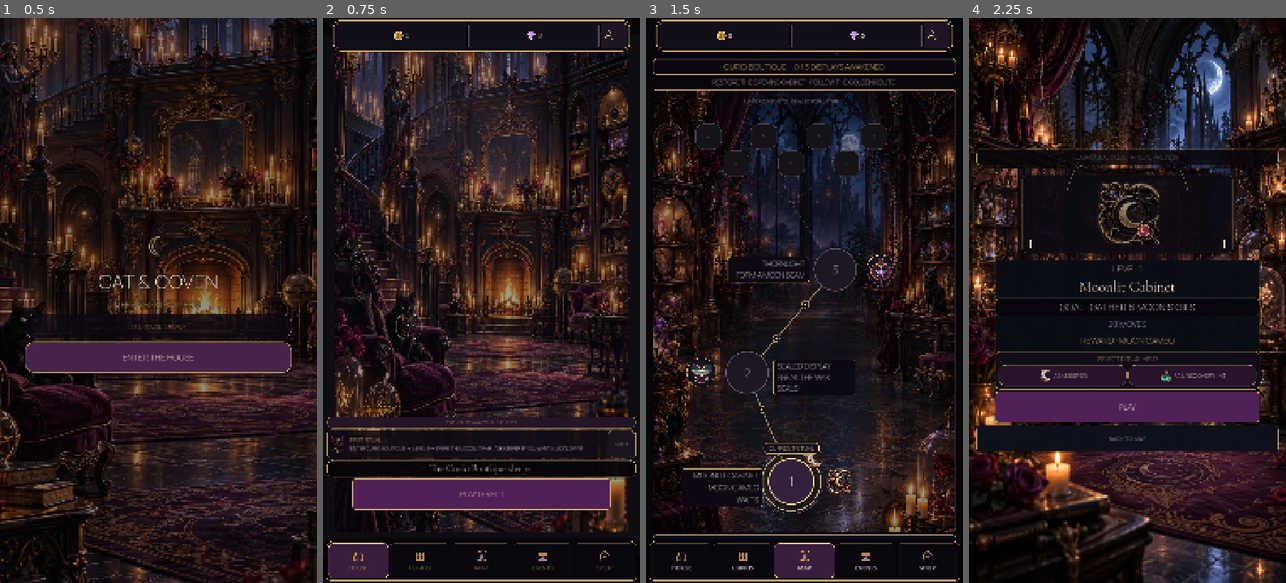
Above: before the commit, frames 1-4 (left to right).
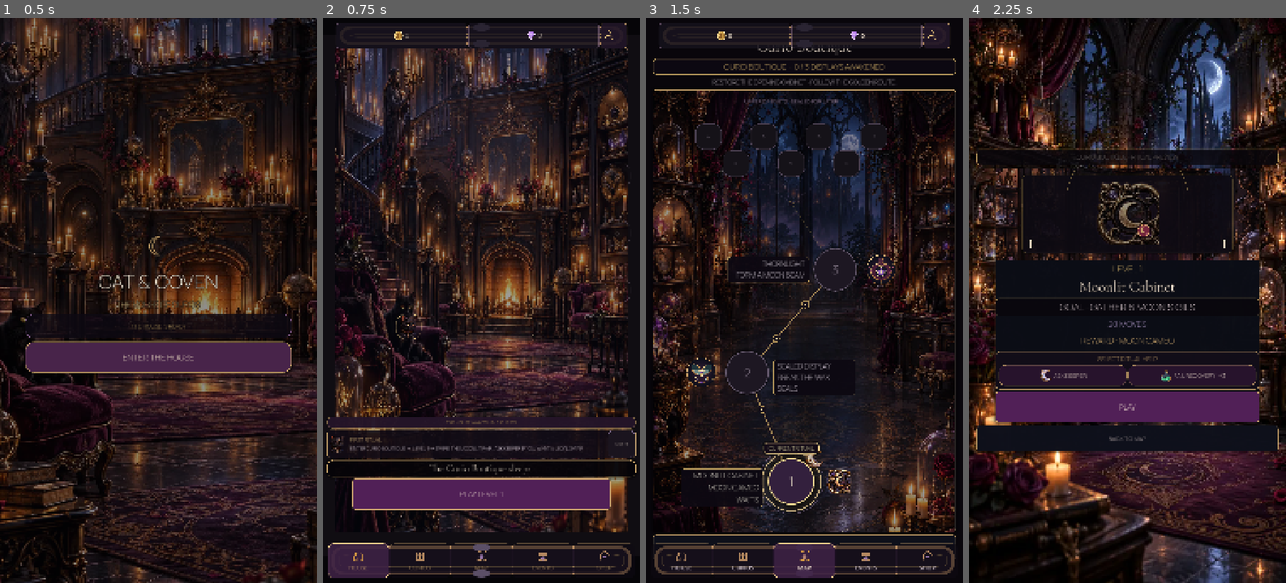
Above: after the commit, the same moments.

Repository: Jay-prodesign/akilta-match3
Game: Godot game, scene res://src/app/app_bootstrap.tscn
Two runs of this game, one before a commit and one after it. Both use one fixed random seed, a clock stepped at 60 frames per second and the inputs below.
Inputs:
- Up to frame 1 (0.5 s): no input
- Up to frame 2 (0.75 s): click "ENTER THE HOUSE" at 0.5 s
- Up to frame 3 (1.5 s): click "PLAY LEVEL 1" at 1.25 s
- Up to frame 4 (2.25 s): click "1" at 2 s

Frame 1 is identical in both runs. In frame 2, 2.4% of the frame differs, in the area x 1-99%, y 0-100%; in frame 3, 2.2%; in frame 4, nothing differs.

Commit message:
Back global shell with authored production chrome (#89)
Replace code-drawn top resource and bottom navigation outer shells with the verified authored gothic 9-slice asset while preserving canonical 104px/136px geometry. Exact-head headless and render verification passed.

Diff:
--- a/assets/manifests/screen_asset_manifest.json
+++ b/assets/manifests/screen_asset_manifest.json
@@ -55,7 +55,10 @@
       ],
       "reuse": "global",
       "priority": "P0",
-      "production_status": "frozen_component_candidate_not_direct_slot_asset"
+      "production_status": "runtime_connected_authored_9slice_verified",
+      "current_path": "assets/ui/chrome/gbl_ui_ritual_panel_9s_base_v01.svg",
+      "runtime_style_script": "src/ui/theme/production_chrome.gd",
+      "technical_policy": "runtime_decoded_svg_to_imagetexture_9slice__global_shell__godot_4_7_2_render_verified"
     },
     {
       "asset_id": "gbl_shell_bottom_nav_frame",
@@ -82,7 +85,10 @@
       ],
       "reuse": "global",
       "priority": "P0",
-      "production_status": "frozen_component_candidate_not_direct_slot_asset"
+      "production_status": "runtime_connected_authored_9slice_verified",
+      "current_path": "assets/ui/chrome/gbl_ui_ritual_panel_9s_base_v01.svg",
+      "runtime_style_script": "src/ui/theme/production_chrome.gd",
+      "technical_policy": "runtime_decoded_svg_to_imagetexture_9slice__global_shell__godot_4_7_2_render_verified"
     },
     {
       "asset_id": "gbl_nav_house",
@@ -2297,5 +2303,8 @@
   },
   "product_truth": {
     "life_economy": "NO_GLOBAL_LIFE_ASSET_BOUND"
+  },
+  "asset_gap_pass": {
+    "global_shell_chrome": "RUNTIME_AND_RENDER_VERIFIED"
   }
 }
--- a/src/ui/shared/product_navigation.gd
+++ b/src/ui/shared/product_navigation.gd
@@ -4,6 +4,7 @@
 const PieceAssetLoader = preload("res://src/match3/presentation/piece_asset_loader.gd")
 const MobileSafeArea = preload("res://src/ui/shared/mobile_safe_area.gd")
 const NavigationScene = preload("res://src/ui/shared/product_navigation.tscn")
+const ProductionChrome = preload("res://src/ui/theme/production_chrome.gd")
 
 const ITEMS := [
 	{"label": "HOUSE", "id": "house", "node": "NavHouse", "icon": "res://assets/ui/nav_house.svg"},
@@ -36,6 +37,7 @@
 	panel.offset_top = -144.0 - safe_insets.w
 	panel.offset_bottom = -8.0 - safe_insets.w
 	screen.add_child(panel)
+	ProductionChrome.apply_shell(panel, "bottom")
 
 	for item in ITEMS:
 		var action := String(item["id"])
@@ -91,5 +93,6 @@
 		"touch_targets_ok": touch_targets_ok,
 		"north_star_nav_zone": north_star_nav_zone and (panel.offset_bottom - panel.offset_top) >= 128.0 and (panel.offset_bottom - panel.offset_top) <= 144.0,
 		"nav_zone_height": panel.offset_bottom - panel.offset_top,
+		"asset_backed_shell": panel.get_theme_stylebox("panel") is StyleBoxTexture and String(panel.get_meta("production_chrome_kind", "")) == "bottom",
 		"runtime_ui_factory": false,
 	}
--- a/src/ui/shared/top_resource_bar.gd
+++ b/src/ui/shared/top_resource_bar.gd
@@ -4,6 +4,7 @@
 const PieceAssetLoader = preload("res://src/match3/presentation/piece_asset_loader.gd")
 const MobileSafeArea = preload("res://src/ui/shared/mobile_safe_area.gd")
 const ResourceBarScene = preload("res://src/ui/shared/top_resource_bar.tscn")
+const ProductionChrome = preload("res://src/ui/theme/production_chrome.gd")
 # Exact-head visual gate: shared meta content must begin below this authored 104px resource shell.
 
 static func attach(screen: Control, progress, profile_handler: Callable = Callable(), content_path: NodePath = NodePath("Layout")) -> PanelContainer:
@@ -29,6 +30,7 @@
 	panel.offset_top = 8.0 + safe_insets.y
 	panel.offset_bottom = 112.0 + safe_insets.y
 	screen.add_child(panel)
+	ProductionChrome.apply_shell(panel, "top")
 
 	var coin_icon := panel.get_node_or_null("Resources/CoinResourceChip/Content/Icon") as TextureRect
 	var gem_icon := panel.get_node_or_null("Resources/GemResourceChip/Content/Icon") as TextureRect
@@ -99,6 +101,7 @@
 		"profile_touch_target_ok": profile != null and profile.custom_minimum_size.x >= 88.0 and profile.custom_minimum_size.y >= 88.0,
 		"north_star_resource_zone": (panel.offset_bottom - panel.offset_top) >= 96.0 and (panel.offset_bottom - panel.offset_top) <= 112.0 and coin_icon != null and coin_icon.custom_minimum_size.x >= 40.0 and gem_icon != null and gem_icon.custom_minimum_size.x >= 40.0,
 		"resource_zone_height": panel.offset_bottom - panel.offset_top,
+		"asset_backed_shell": panel.get_theme_stylebox("panel") is StyleBoxTexture and String(panel.get_meta("production_chrome_kind", "")) == "top",
 		"runtime_ui_factory": false,
 	}
 
--- a/src/ui/theme/production_chrome.gd
+++ b/src/ui/theme/production_chrome.gd
@@ -5,25 +5,56 @@
 const PRIMARY_PANEL_PATH := "res://assets/ui/chrome/gbl_ui_ritual_panel_9s_base_v01.svg"
 
 static var _primary_panel: StyleBoxTexture
+static var _top_shell: StyleBoxTexture
+static var _bottom_shell: StyleBoxTexture
 
-static func primary_panel() -> StyleBoxTexture:
-	if _primary_panel != null:
-		return _primary_panel
+static func _style(content_margin: float, texture_margin: float = 64.0) -> StyleBoxTexture:
 	var texture := PieceAssetLoader.ornament(PRIMARY_PANEL_PATH)
 	if texture == null:
 		return null
 	var style := StyleBoxTexture.new()
 	style.texture = texture
-	style.texture_margin_left = 64.0
-	style.texture_margin_top = 64.0
-	style.texture_margin_right = 64.0
-	style.texture_margin_bottom = 64.0
+	style.texture_margin_left = texture_margin
+	style.texture_margin_top = texture_margin
+	style.texture_margin_right = texture_margin
+	style.texture_margin_bottom = texture_margin
+	style.content_margin_left = content_margin
+	style.content_margin_top = content_margin
+	style.content_margin_right = content_margin
+	style.content_margin_bottom = content_margin
+	return style
+
+static func primary_panel() -> StyleBoxTexture:
+	if _primary_panel != null:
+		return _primary_panel
+	var style := _style(28.0)
+	if style == null:
+		return null
 	style.content_margin_left = 30.0
-	style.content_margin_top = 28.0
 	style.content_margin_right = 30.0
-	style.content_margin_bottom = 28.0
 	_primary_panel = style
 	return _primary_panel
+
+static func top_shell() -> StyleBoxTexture:
+	if _top_shell == null:
+		_top_shell = _style(8.0, 52.0)
+	return _top_shell
+
+static func bottom_shell() -> StyleBoxTexture:
+	if _bottom_shell == null:
+		_bottom_shell = _style(8.0, 52.0)
+	return _bottom_shell
+
+static func apply_shell(panel: Control, kind: String) -> bool:
+	if panel == null:
+		return false
+	var style := top_shell() if kind == "top" else bottom_shell()
+	if style == null:
+		return false
+	panel.add_theme_stylebox_override("panel", style)
+	panel.set_meta("production_chrome_asset", PRIMARY_PANEL_PATH)
+	panel.set_meta("production_chrome_kind", kind)
+	return true
 
 static func apply_primary(panel: Control) -> bool:
 	if panel == null:
@@ -41,4 +72,7 @@
 		"asset_backed": style != null and style.texture != null,
 		"runtime_path": PieceAssetLoader.resolved_path(PRIMARY_PANEL_PATH),
 		"nine_slice_margin": 64.0,
+		"top_shell_asset_backed": top_shell() != null and top_shell().texture != null,
+		"bottom_shell_asset_backed": bottom_shell() != null and bottom_shell().texture != null,
+		"global_shell_family_verified": top_shell() != null and top_shell().texture != null and bottom_shell() != null and bottom_shell().texture != null,
 	}
--- a/tests/unit/test_authored_global_product_shell.gd
+++ b/tests/unit/test_authored_global_product_shell.gd
@@ -43,6 +43,9 @@
 	_expect(bool(nav_contract.get("touch_targets_ok", false)), "ProductNavigation destinations must retain mobile touch targets")
 	_expect(bool(nav_contract.get("north_star_nav_zone", false)), "ProductNavigation must occupy the canonical 128–144 logical px North Star navigation zone")
 	_expect(float(nav_contract.get("nav_zone_height", 0.0)) == 136.0, "ProductNavigation authored baseline height must be 136 logical px")
+	_expect(bool(nav_contract.get("asset_backed_shell", false)), "ProductNavigation shell must use authored asset-backed production chrome")
+	var chrome_contract := preload("res://src/ui/theme/production_chrome.gd").contract()
+	_expect(bool(chrome_contract.get("global_shell_family_verified", false)), "Global top/bottom shell chrome family must resolve through authored texture-backed 9-slice styles")
 	_expect(not bool(nav_contract.get("runtime_ui_factory", true)), "ProductNavigation must not create persistent shell nodes at runtime")
 
 	var house := nav.get_node_or_null("Scroll/Items/NavHouse") as Button
@@ -61,6 +64,7 @@
 	_expect(bool(bar_contract.get("profile_touch_target_ok", false)), "Keeper profile control must retain the 88 logical px mobile touch target")
 	_expect(bool(bar_contract.get("north_star_resource_zone", false)), "TopResourceBar must occupy the canonical 96–112 logical px resource zone")
 	_expect(float(bar_contract.get("resource_zone_height", 0.0)) == 104.0, "TopResourceBar authored baseline height must be 104 logical px")
+	_expect(bool(bar_contract.get("asset_backed_shell", false)), "TopResourceBar shell must use authored asset-backed production chrome")
 	_expect(layout.offset_top >= 128.0, "TopResourceBar must reserve the canonical top content start instead of covering screen titles")
 	_expect(layout.offset_bottom <= -152.0, "ProductNavigation must preserve the canonical bottom content reserve")
 	_expect(bar.find_child("LifeResource", true, false) == null, "Shared resource bar must not expose unimplemented life economy")
